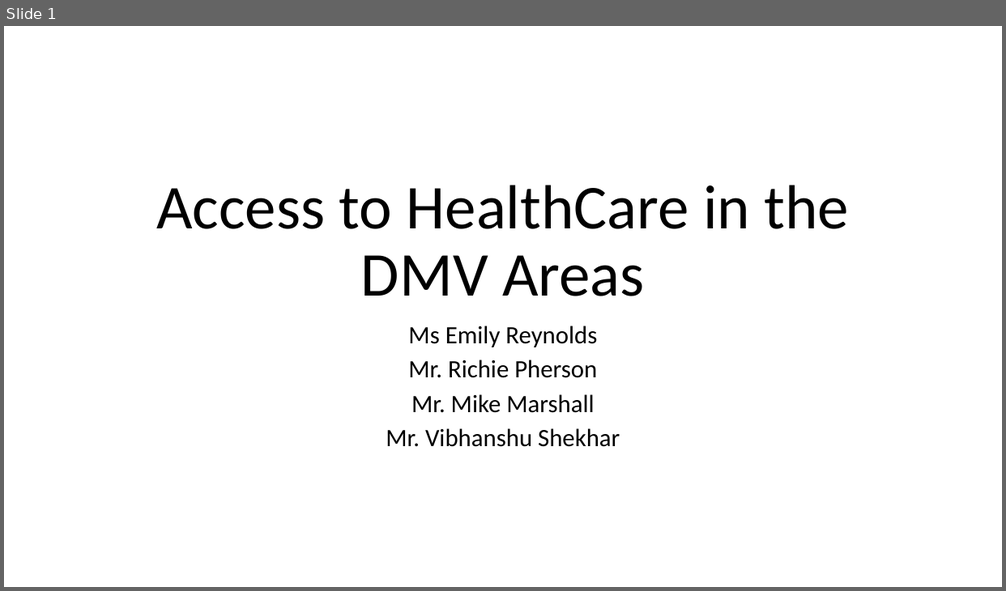
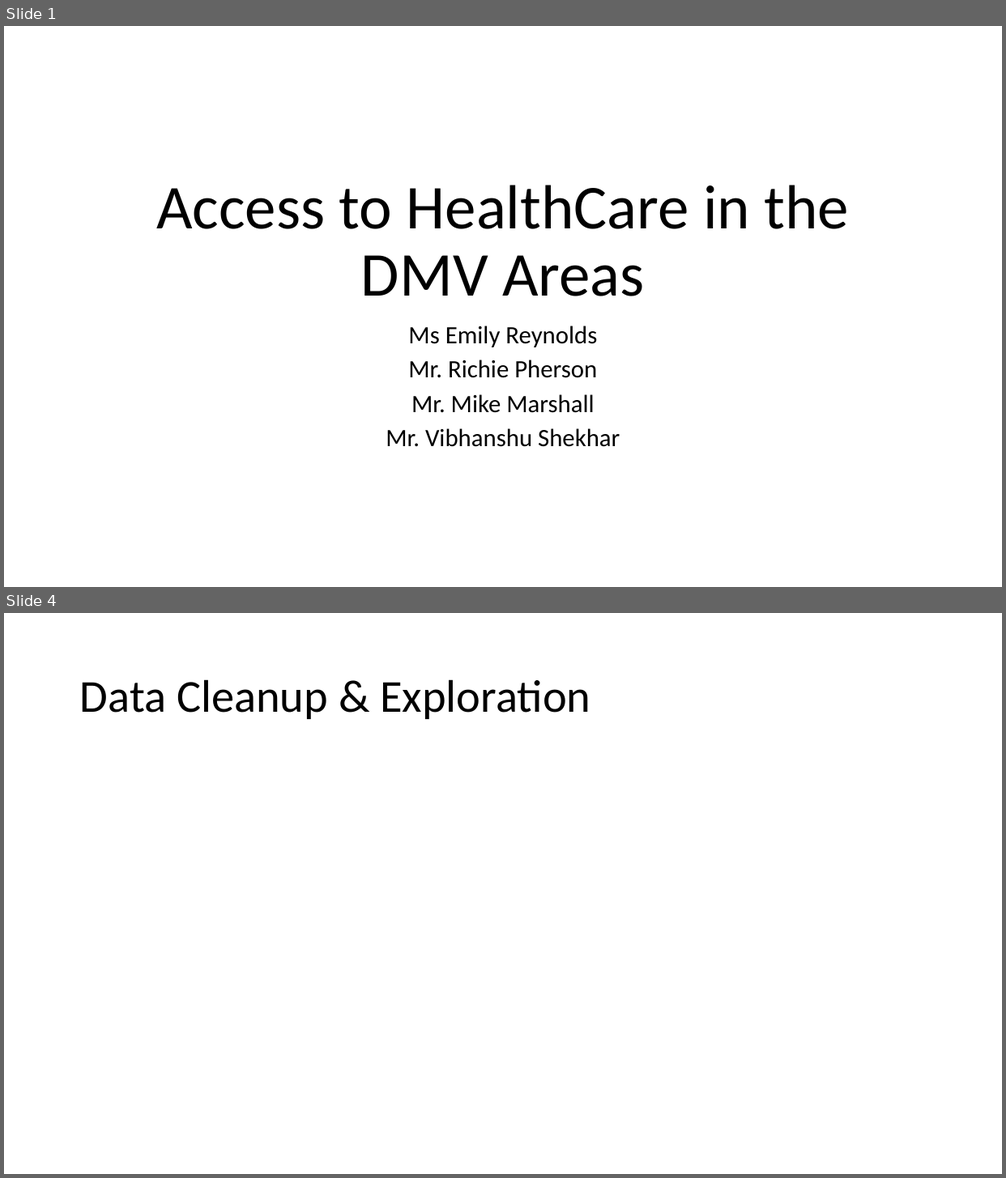
Before and after one commit to HeyMikeMarshall/DMV-HealthcarePy, a slide deck: DMV_Health_Care_Presentation.pptx. Shown one above the other, each under a label of ours: slide 1 before the commit, slides 1 and 4 after it; the slides between them are not shown. The pictures are 1006x591 and 1006x1178 pixels, drawn with LibreOffice and Linux fonts; fonts in the diff are those of the drawing. Boxes give left, top, right and bottom in pixels: in the first picture for what was removed or moved away, otherwise in the second. Text is boxed around its words. In the diff, an @@ line names an element or a change of style, - is before the commit and + after.

```diff
--- a/DMV_Health_Care_Presentation.pptx
+++ b/DMV_Health_Care_Presentation.pptx
@@ slide 4 added at [4,613,1002,1174], background #FFFFFF @@
@@ title added at [80,679,590,719], 44 pt, text #000000 @@
+Data Cleanup & Exploration
```
Also in this commit, not shown: 6 other slides added, 1 other file.
